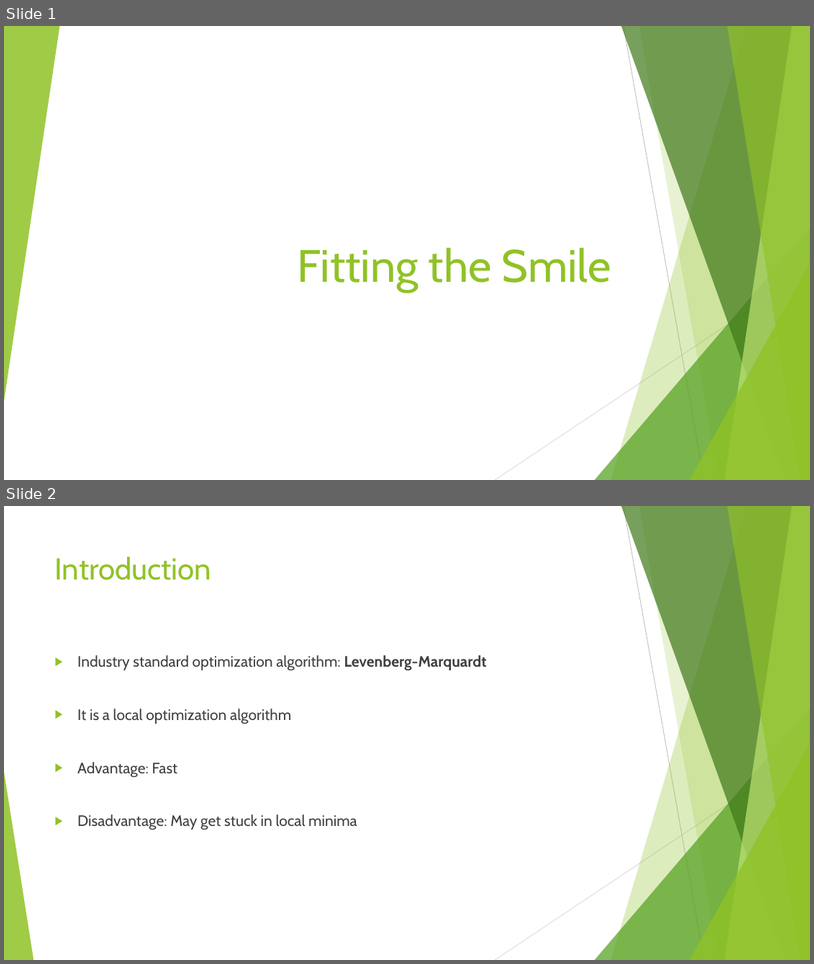
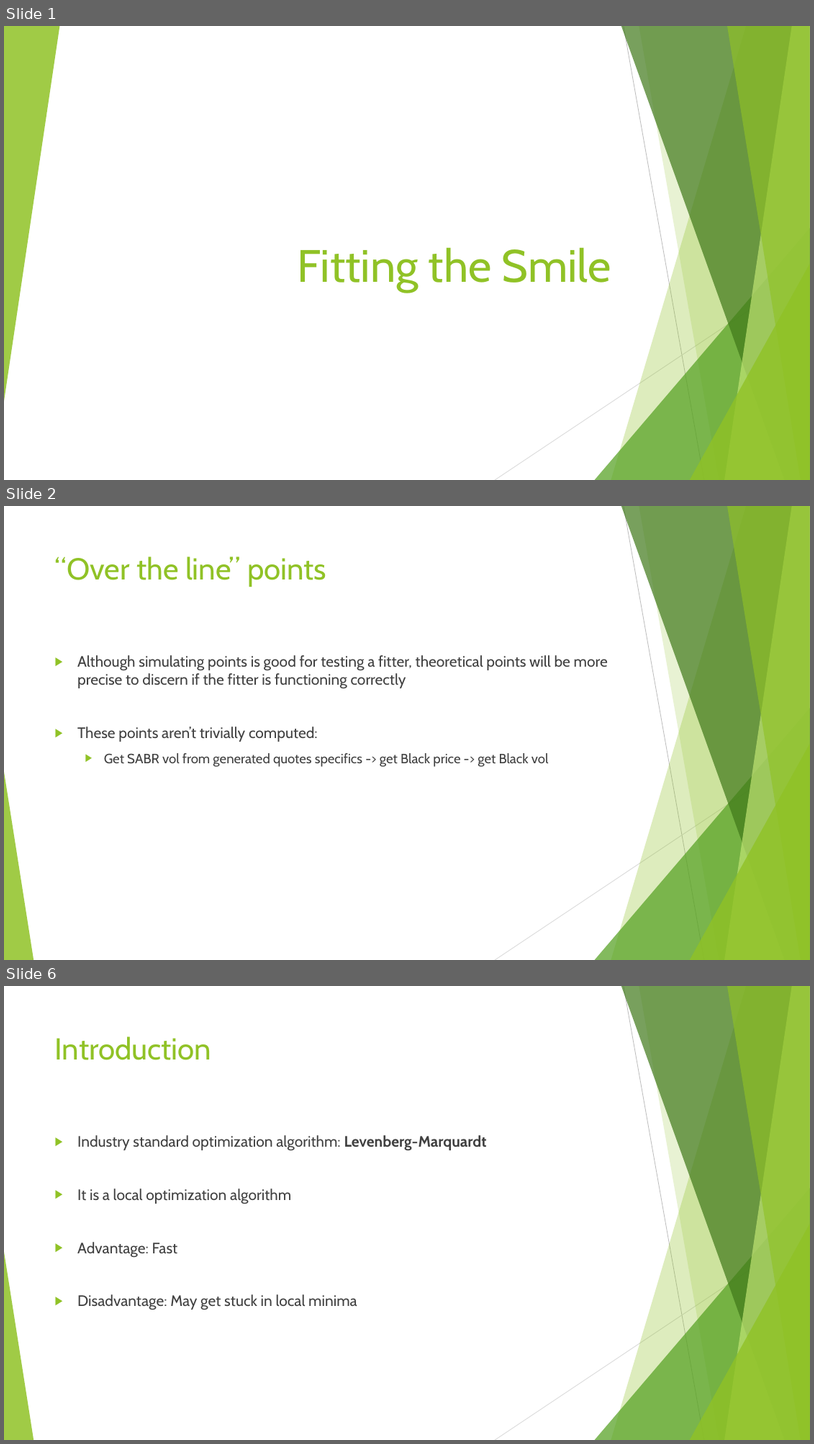
Before and after one commit to franciscopfsimoes/Thesis, a slide deck: PPTs/Fitting the Smile.pptx. Shown one above the other, each under a label of ours: slides 1 and 2 before the commit, slides 1, 2 and 6 after it; the slides between them are not shown. The pictures are 814x964 and 814x1444 pixels, drawn with LibreOffice and Linux fonts; fonts in the diff are those of the drawing. Boxes give left, top, right and bottom in pixels: in the first picture for what was removed or moved away, otherwise in the second. Text is boxed around its words. In the diff, an @@ line names an element or a change of style, - is before the commit and + after.

```diff
--- a/PPTs/Fitting the Smile.pptx
+++ b/PPTs/Fitting the Smile.pptx
@@ slide 2 added at <box>4,506,810,960</box>, background #FFFFFF; not listed: 10 template elements that a slide beside it also shows @@
@@ title added at <box>55,556,327,587</box>, 36 pt, text #90C226 @@
+“Over the line” points
@@ text added at <box>77,655,608,767</box>, 18 pt, text #404040 @@
+▶ Although simulating points is good for testing a fitter, theoretical points will be more precise to discern if the fitter is functioning correctly
+▶ These points aren’t trivially computed:
+  ▶ Get SABR vol from generated quotes specifics -> get Black price -> get Black vol
@@ what was slide 2 is now slide 6 @@
```
Also in this commit, not shown: 4 other slides added.
